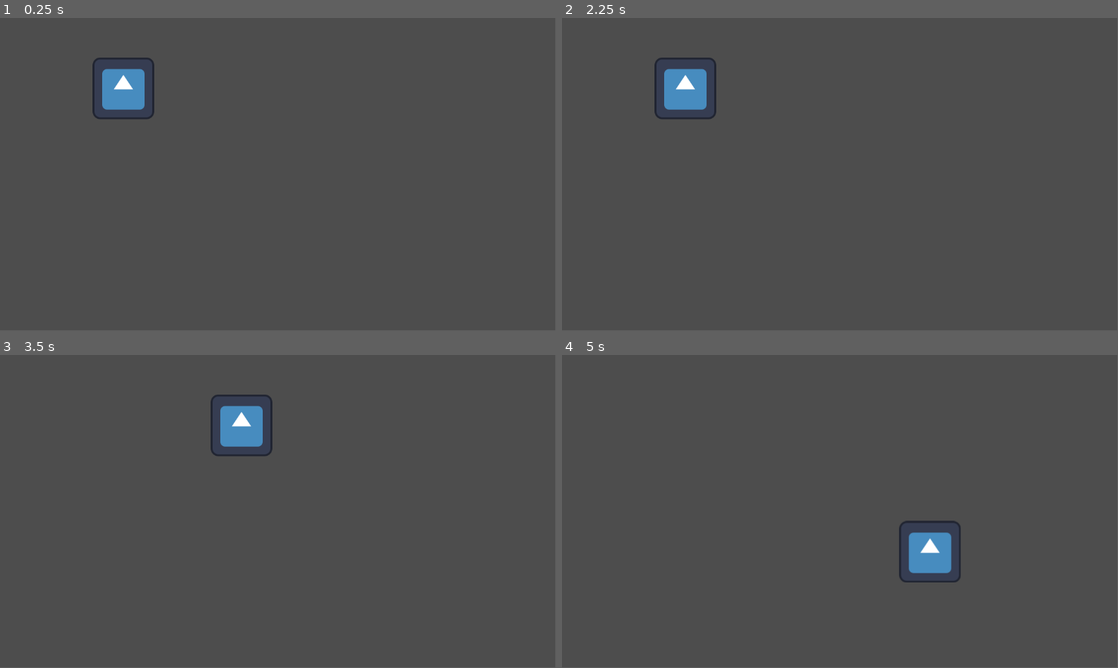
Above: before the commit, frames 1-4 (two rows, left to right).
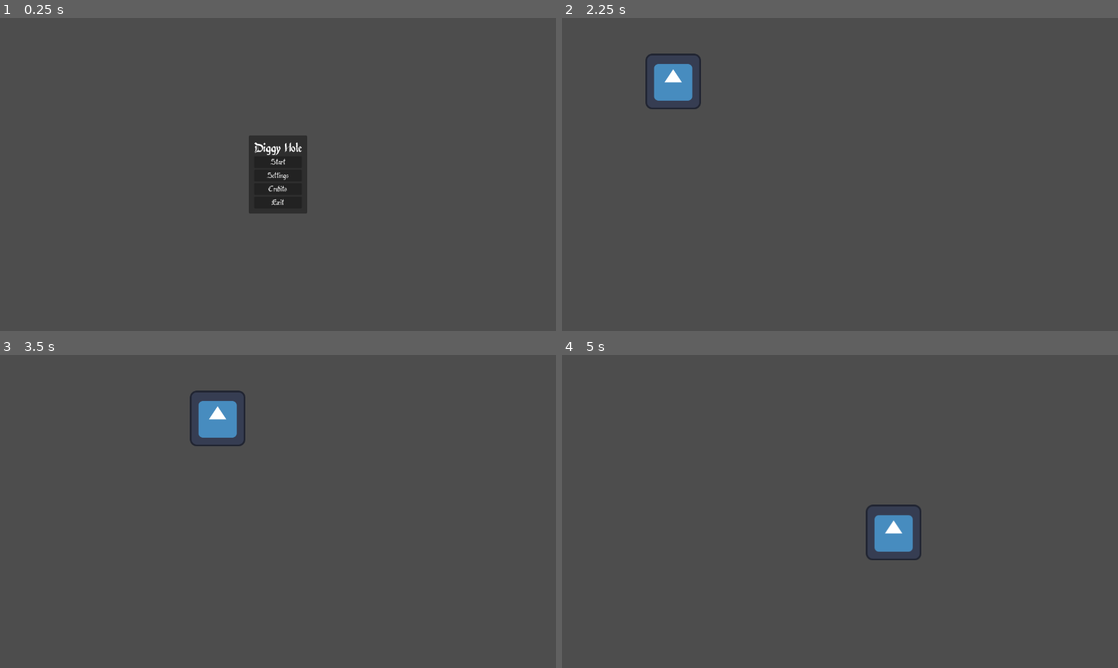
Above: after the commit, the same moments.

Repository: vaaaago/diggy-hole
Game: Godot game, scene res://scenes/menu-inicio.tscn
The game is run twice, just before and just after one commit, with the same random seed, the same clock (stepped at 60 frames per second) and the same inputs. Before the commit the project starts from res://scenes/Dwarf.tscn. The engine's default icon, where the game draws it, is replaced by a stand-in: a white triangle on a blue panel in a dark square.
Inputs (mouse positions are in pixels of both pictures, inside the frame that each line leads up to):
- Up to frame 1 (0.25 s): no input
- Up to frame 2 (2.25 s): click (840, 174) at 0.5 s, where only the run after the commit has a clickable "Settings"; click (840, 190) at 1.25 s, where only the run after the commit has a clickable "Credits"; click (840, 161) at 2 s, where only the run after the commit has a clickable "Start"
- Up to frame 3 (3.5 s): tap Enter at 2.75 s; hold Right (ui_right) from 2.78 s (still down)
- Up to frame 4 (5 s): release Right (ui_right) at 3.53 s; hold Down (ui_down) 3.53-4.28 s; hold Right (ui_right) from 4.28 s (still down)
In our replay, the window is 799x449 before the commit and 800x450 after it. These sizes can differ from the game's own. Grey fills any space a smaller window leaves; there, only what the larger window draws over its background counts as a difference.

The runs differ from the first frame. In frame 1, 3.8% of the frame differs, in the area x 16-56%, y 12-63%; in frame 2, 1.3%; in frame 3, 1.6%; in frame 4, 2.2%.

Commit message:
Creacion primera iteracion del Main Menu

Diff:
--- a/project.godot
+++ b/project.godot
@@ -11,9 +11,21 @@
 [application]
 
 config/name="diggy-hole"
-run/main_scene="res://scenes/Dwarf.tscn"
+run/main_scene="res://scenes/menu-inicio.tscn"
 config/features=PackedStringArray("4.1", "Forward Plus")
 config/icon="res://sprites/icon.svg"
+config/windows_native_icon="res://sprites/icon.svg"
+
+[display]
+
+window/size/viewport_width=1280
+window/size/viewport_height=720
+window/stretch/mode="viewport"
+
+[gui]
+
+theme/custom="res://resources/main_menu_theme.tres"
+theme/custom_font="res://assets/font/Mork Dungeon.ttf"
 
 [input]
 
--- /dev/null
+++ b/resources/main_menu_theme.tres
@@ -0,0 +1,9 @@
+[gd_resource type="Theme" format=3 uid="uid://desseea7tcv6e"]
+
+[resource]
+MarginContainer/constants/margin_bottom = 12
+MarginContainer/constants/margin_left = 12
+MarginContainer/constants/margin_right = 12
+MarginContainer/constants/margin_top = 12
+TitleLabel/base_type = &"Label"
+TitleLabel/font_sizes/font_size = 28
--- /dev/null
+++ b/scenes/main_menu.gd
@@ -0,0 +1,14 @@
+extends MarginContainer
+
+@onready var button_play: Button = %Button_play
+@onready var button_exit: Button = %Button_exit
+
+func _ready():
+	button_play.pressed.connect(_on_button_play_pressed)
+	button_exit.pressed.connect(_on_button_exit_pressed)
+
+func _on_button_play_pressed():
+	get_tree().change_scene_to_file("res://scenes/Dwarf.tscn")
+
+func _on_button_exit_pressed():
+	get_tree().quit()
--- /dev/null
+++ b/scenes/menu-inicio.tscn
@@ -0,0 +1,62 @@
+[gd_scene load_steps=2 format=3 uid="uid://dna41i1qep74b"]
+
+[ext_resource type="Script" path="res://scenes/main_menu.gd" id="1_cxfuq"]
+
+[node name="menu-inicio" type="Control"]
+layout_mode = 3
+anchors_preset = 15
+anchor_right = 1.0
+anchor_bottom = 1.0
+grow_horizontal = 2
+grow_vertical = 2
+
+[node name="main_menu" type="MarginContainer" parent="."]
+layout_mode = 1
+anchors_preset = 15
+anchor_right = 1.0
+anchor_bottom = 1.0
+grow_horizontal = 2
+grow_vertical = 2
+script = ExtResource("1_cxfuq")
+
+[node name="PanelContainer" type="PanelContainer" parent="main_menu"]
+layout_mode = 2
+size_flags_horizontal = 4
+size_flags_vertical = 4
+
+[node name="MarginContainer" type="MarginContainer" parent="main_menu/PanelContainer"]
+layout_mode = 2
+theme_override_constants/margin_left = 12
+theme_override_constants/margin_top = 12
+theme_override_constants/margin_right = 12
+theme_override_constants/margin_bottom = 12
+
+[node name="VBoxContainer" type="VBoxContainer" parent="main_menu/PanelContainer/MarginContainer"]
+layout_mode = 2
+
+[node name="Label_nombre" type="Label" parent="main_menu/PanelContainer/MarginContainer/VBoxContainer"]
+layout_mode = 2
+size_flags_horizontal = 4
+theme_type_variation = &"TitleLabel"
+text = "Diggy Hole"
+horizontal_alignment = 1
+
+[node name="Button_play" type="Button" parent="main_menu/PanelContainer/MarginContainer/VBoxContainer"]
+unique_name_in_owner = true
+layout_mode = 2
+text = "Start"
+
+[node name="Button_settings" type="Button" parent="main_menu/PanelContainer/MarginContainer/VBoxContainer"]
+unique_name_in_owner = true
+layout_mode = 2
+text = "Settings"
+
+[node name="Button_credits" type="Button" parent="main_menu/PanelContainer/MarginContainer/VBoxContainer"]
+unique_name_in_owner = true
+layout_mode = 2
+text = "Credits"
+
+[node name="Button_exit" type="Button" parent="main_menu/PanelContainer/MarginContainer/VBoxContainer"]
+unique_name_in_owner = true
+layout_mode = 2
+text = "Exit"
Binary file added: assets/font/Mork Dungeon.ttf
Not shown, added: assets/font/Mork Dungeon.ttf.import
Not shown, added: diggy-hole.console.exe
Not shown, added: diggy-hole.tmp
